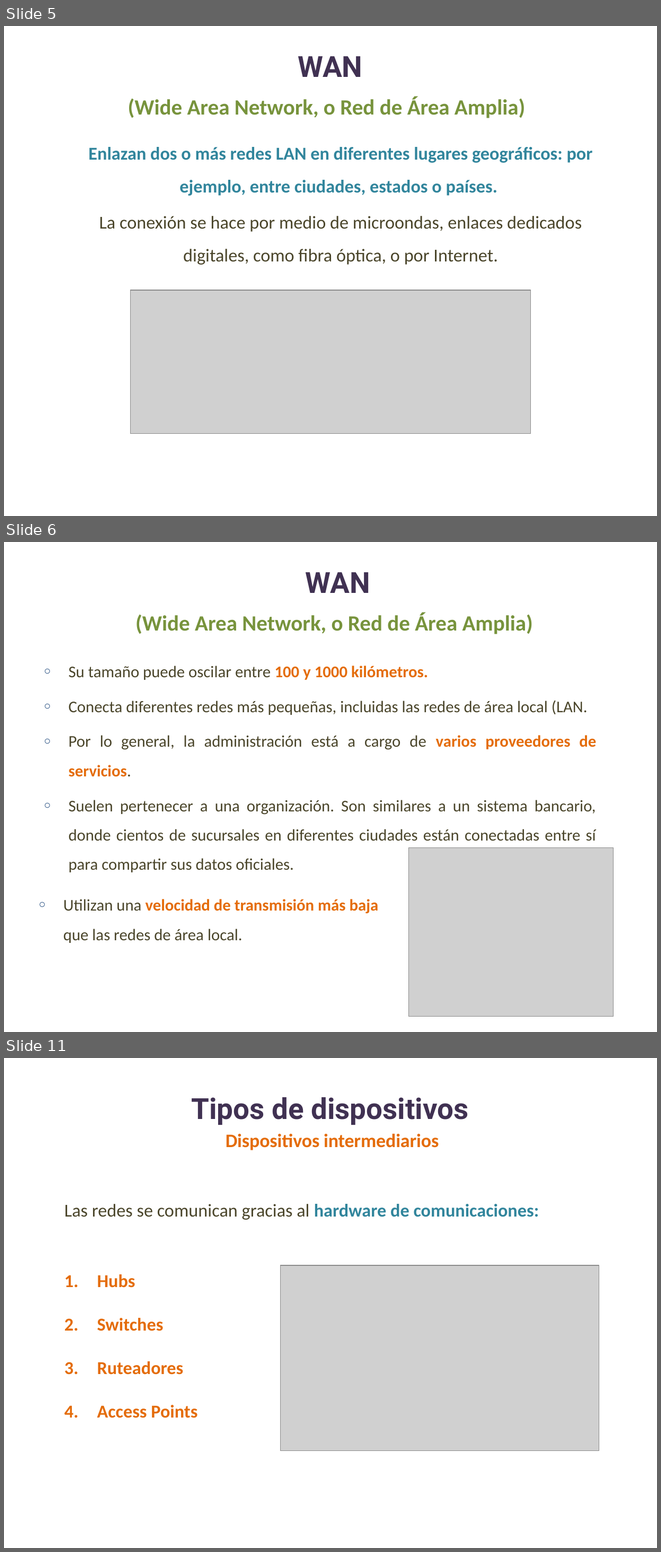
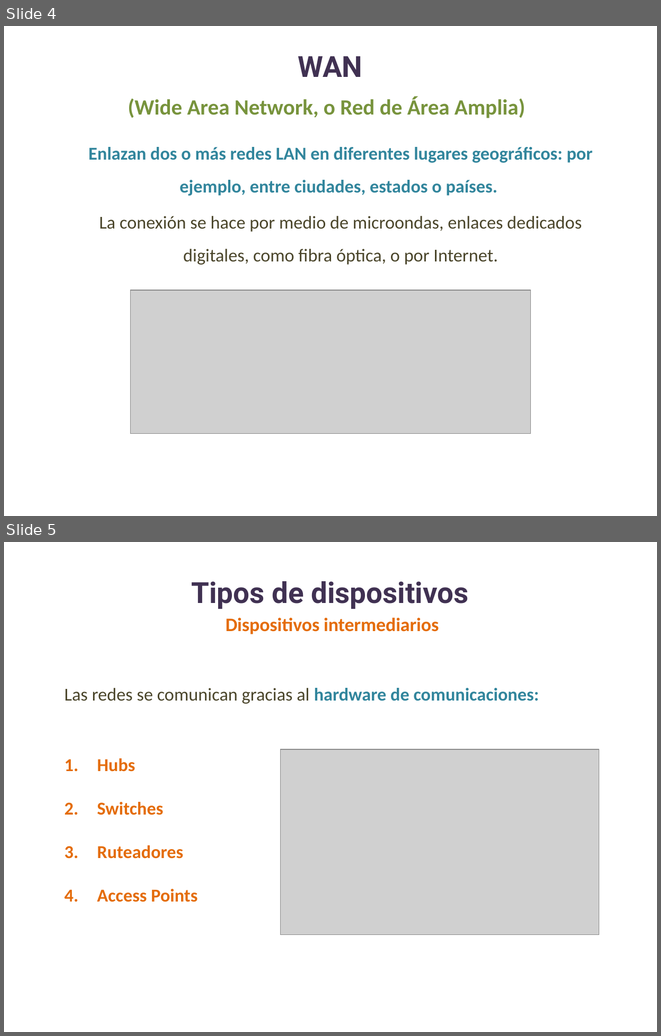
Before and after one commit to lizetheP/WAN, a slide deck: Calendario/Presentaciones/1_IntroduccionRedes.pptx. Shown one above the other, each under a label of ours: slides 5, 6 and 11 before the commit, slides 4 and 5 after it; the slides between them are not shown. The pictures are 661x1552 and 661x1036 pixels, drawn with LibreOffice and Linux fonts; fonts in the diff are those of the drawing; grey boxes stand for pictures. Boxes give left, top, right and bottom in pixels: in the first picture for what was removed or moved away, otherwise in the second. Text is boxed around its words. In the diff, an @@ line names an element or a change of style, - is before the commit and + after.

```diff
--- a/Calendario/Presentaciones/1_IntroduccionRedes.pptx
+++ b/Calendario/Presentaciones/1_IntroduccionRedes.pptx
@@ slide 6 removed at [4,542,657,1032], background #FFFFFF @@
@@ text removed at [135,572,533,634] @@
-WAN
-(Wide Area Network, o Red de Área Amplia)
@@ text removed at [69,665,596,841] @@
-○ Su tamaño puede oscilar entre 100 y 1000 kilómetros.
-○ Conecta diferentes redes más pequeñas, incluidas las redes de área local (LAN.
-○ Por lo general, la administración está a cargo de varios proveedores de servicios.
-○ Suelen pertenecer a una organización. Son similares a un sistema bancario, donde cientos de sucursales en diferentes ciudades están conectadas entre sí para compartir sus datos oficiales.
@@ picture removed at [409,848,613,1016] @@
@@ text removed at [63,899,379,943] @@
-  ○ Utilizan una velocidad de transmisión más baja que las redes de área local.
@@ what was slide 5 is now slide 4 @@
@@ what was slide 11 is now slide 5 @@
```
Also in this commit, not shown: 6 other slides removed, 2 other files.
